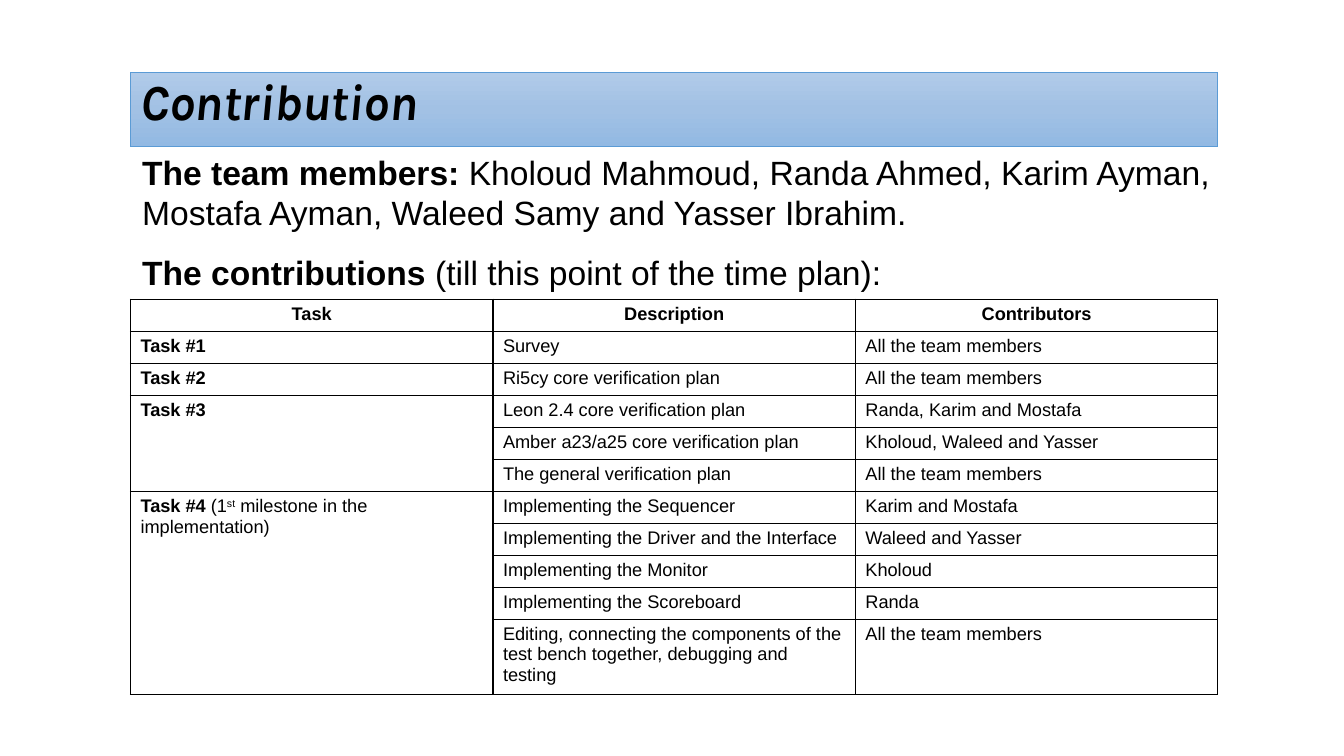
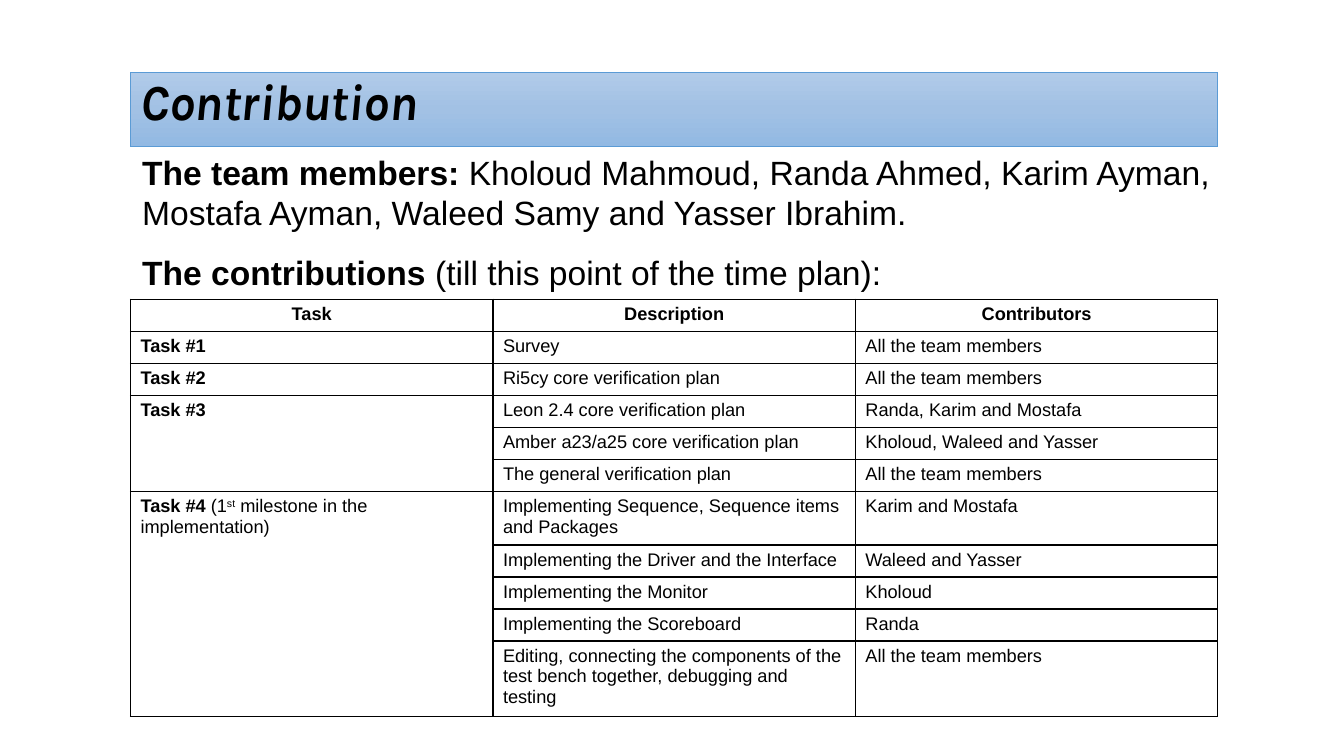
Before and after one commit to cufeolm/codeGP, a slide deck: slide 7 of Project_progress_Agenda.pptx. Drawn at 1344x756 pixels with LibreOffice and Linux fonts; fonts in the diff are those of the drawing. Boxes give left, top, right and bottom in pixels: in the first picture for what was removed or moved away, otherwise in the second. Text is boxed around its words. In the diff, an @@ line names an element or a change of style, - is before the commit and + after.

```diff
--- a/Project_progress_Agenda.pptx
+++ b/Project_progress_Agenda.pptx
@@ table at (130,299,1219,716) @@
-row 7, column 2: Implementing the Sequencer
+row 7, column 2: Implementing Sequence, Sequence items and Packages
```
Also in this commit, not shown: 1 other slide changed, 21 other files.
